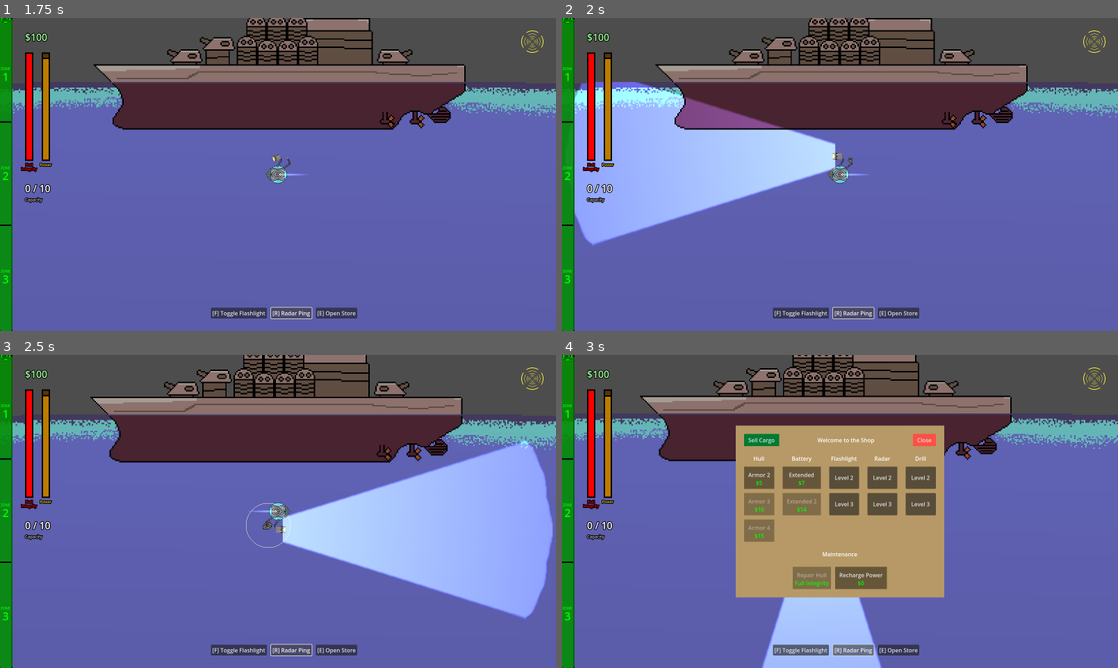
Above: before the commit, frames 1-4 (two rows, left to right).
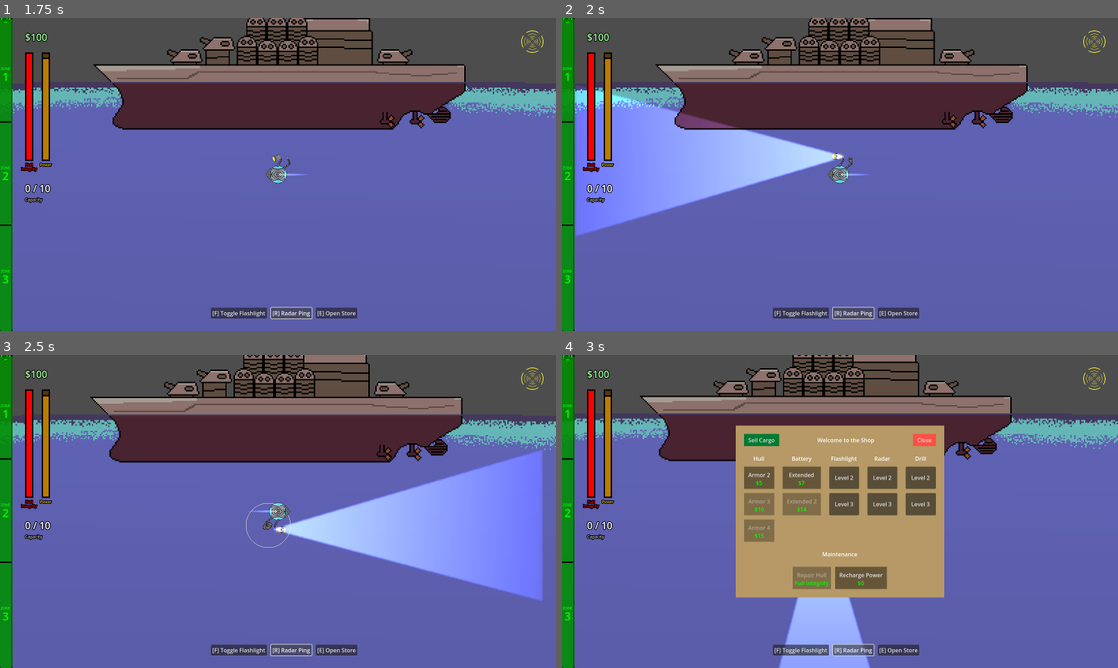
Above: after the commit, the same moments.

Repository: deruitda/ludum-dare-57
Game: Godot game, scene res://scenes/main.tscn
Same seed, same stepped clock (60 frames per second), same inputs: the game is played once before the commit and once after it. Sound files missing from this copy of the repository are replaced by a short silence.
Inputs:
- Up to frame 1 (1.75 s): click "[F] Toggle Flashlight" at 0.5 s; click "[R] Radar Ping" at 1.25 s
- Up to frame 2 (2 s): no input
- Up to frame 3 (2.5 s): tap Enter at 2 s; hold D (move_right) from 2.03 s (still down); tap R at 2.1 s
- Up to frame 4 (3 s): release D (move_right) at 2.78 s; hold S (move_down) from 2.78 s (still down); tap E at 2.85 s

Frame 1 is identical in both runs. In frame 2, 11% of the frame differs, in the area x 2-51%, y 20-73%; in frame 3, 13%, in the area x 49-100%, y 27-85%; in frame 4, 1.8%.

Commit message:
better flashlight

Diff:
--- a/scenes/submarine/flashlight/flashlight.tscn
+++ b/scenes/submarine/flashlight/flashlight.tscn
@@ -122,14 +122,16 @@
 script = ExtResource("1_f3xsa")
 
 [node name="PointLight2D" type="PointLight2D" parent="."]
+position = Vector2(25, 28)
 rotation = 3.14159
+scale = Vector2(1, 0.943338)
 enabled = false
 color = Color(0.554724, 0.614032, 1, 1)
 energy = 1.89
 shadow_enabled = true
 shadow_item_cull_mask = 1024
 texture = ExtResource("2_txavb")
-offset = Vector2(716.84, 5.64)
+offset = Vector2(709.855, 5.64)
 texture_scale = 2.73
 
 [node name="AnimatedSprite2D" type="AnimatedSprite2D" parent="."]
Binary file changed: assets/aseprite_files/flashlight_light_texture.aseprite
Binary file changed: scenes/submarine/flashlight/flashlight_light_texture.png
